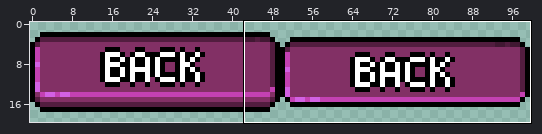
One commit to this sprite sheet: Assets/Sprites/UI/Buttons/BackButton-Sheet.png. Above, an overview of the earlier version with the close-up marked.
Close-up. Before the edit:
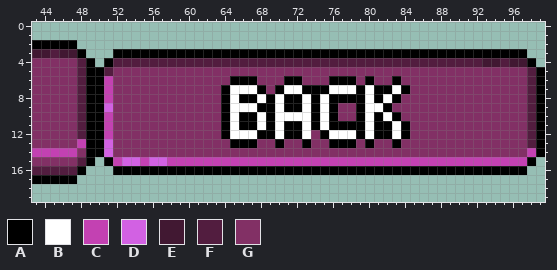
The file is 100x20 pixels. Shown: x 43..99, y 0..19.
Palette (. is transparent): A #000000  B #ffffff  C #c341b2  D #d261e3  E #411832  F #521d3f  G #823065
Pixels before, first column x 43:
 2 AAAAA....................................................
 3 EEFEEA...AAAAAAAAAAAAAAAAAAAAAAAAAAAAAAAAAAAAAAAAAAAAAA..
 4 GGGGGFA.AFFFFFFFFFFFFFFFFFFFFFFFFFFFFFFFFFFFFFFFFFEEFEEA.
 5 GGGGGFAAFGGGGGGGGGGGGGGGGGGGGGGGGGGGGGGGGGGGGGGGGGGGGGGFA
 6 GGGGGFAACGGGGGGGGGGGGGAAAGGGAAGGGAAAGAGGAGGGGGGGGGGGGGGFA
 7 GGGGGFAACGGGGGGGGGGGGABBBAGABBAAABBBABAABAGGGGGGGGGGGGGFA
 8 GGGGGFAACGGGGGGGGGGGGABAABABAABABAAAABABAGGGGGGGGGGGGGGFA
 9 GGGGGFAADGGGGGGGGGGGGABBBAABAABABAGGABBAGGGGGGGGGGGGGGGFA
10 GGGGGFAACGGGGGGGGGGGGABAABABBBBABAGGABABAGGGGGGGGGGGGGGFA
11 GGGGGFAACGGGGGGGGGGGGABAABABAABABAAAABAABAGGGGGGGGGGGGGFA
12 GGGGGFAACGGGGGGGGGGGGABBBAABAABGABBBABAABAGGGGGGGGGGGGGFA
13 GGGGGCAADGGGGGGGGGGGGGAAAGGAGGAGGAAAGAGGAGGGGGGGGGGGGGGFA
14 CCCCCGAADGGGGGGGGGGGGGGGGGGGGGGGGGGGGGGGGGGGGGGGGGGGGGGCA
15 GGGGGFA.ACDDCDDCCCCCCCCCCCCCCCCCCCCCCCCCCCCCCCCCCCCCCCCA.
16 FFFFFA...AAAAAAAAAAAAAAAAAAAAAAAAAAAAAAAAAAAAAAAAAAAAAA..
17 AAAAA....................................................
Now the later version:
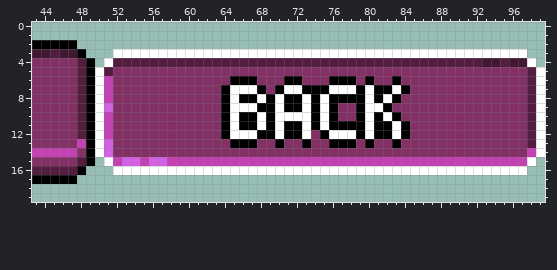
Change:
y 3: x 52..97 AAAAAAAAAAAAAAAAAAAAAAAAAAAAAAAAAAAAAAAAAAAAAA -> BBBBBBBBBBBBBBBBBBBBBBBBBBBBBBBBBBBBBBBBBBBBBB
y 4: x 51 A -> B; x 98 A -> B
y 5..14: x 50 A -> B; x 99 A -> B
y 15: x 51 A -> B; x 98 A -> B
y 16: x 52..97 AAAAAAAAAAAAAAAAAAAAAAAAAAAAAAAAAAAAAAAAAAAAAA -> BBBBBBBBBBBBBBBBBBBBBBBBBBBBBBBBBBBBBBBBBBBBBB
